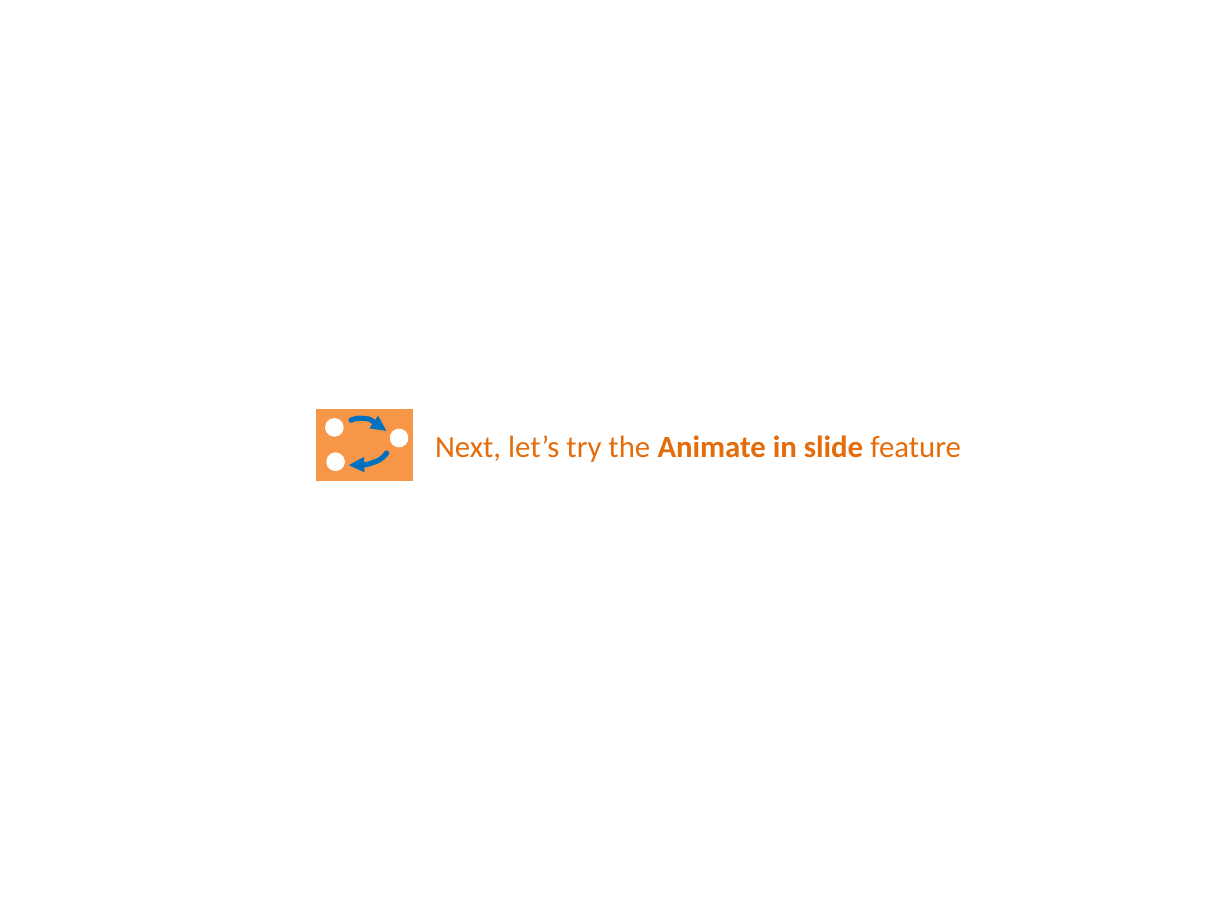
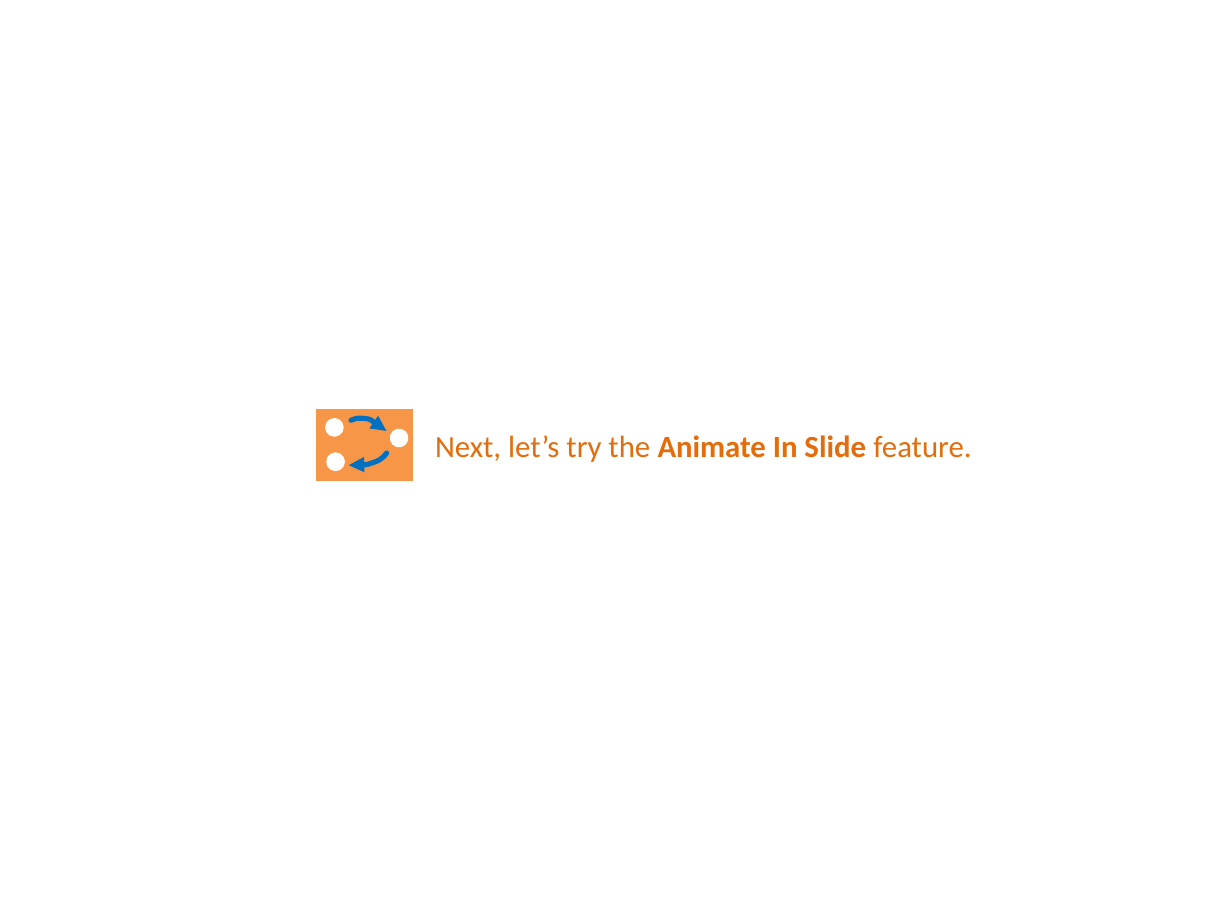
Before and after one commit to PowerPointLabs/PowerPointLabs-Website, a slide deck: slide 15 of samples/tutorial.pptx (slide 11 before the commit). Drawn at 1232x924 pixels with LibreOffice and Linux fonts; fonts in the diff are those of the drawing. Boxes give left, top, right and bottom in pixels: in the first picture for what was removed or moved away, otherwise in the second. Text is boxed around its words. In the diff, an @@ line names an element or a change of style, - is before the commit and + after.

```diff
--- a/samples/tutorial.pptx
+++ b/samples/tutorial.pptx
@@ text at (435,435,971,462): text changed @@
-Next, let’s try the Animate in slide feature
+Next, let’s try the Animate In Slide feature.
```
Also in this commit, not shown: 16 other slides changed, 10 slides added.
